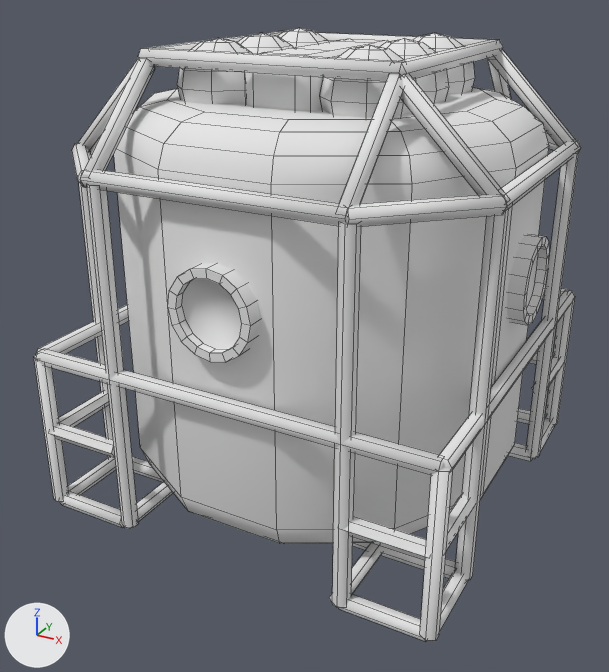
The Blender file Models/MKS_SmallTub/Assets/module/SmallTub.blend, before and after one commit.
Both versions are drawn from a 50 mm camera at (2.3, -4.48, 2.45) aimed at (-0.05, -0.21, 0.31). The axes (+X, +Y, +Z) are drawn at lower left. The lights are the same throughout. Mesh edges are drawn as thin lines.

In view in the first picture: 'Cage', 'Spheres', 'SupplyCap', 'Tank', 'Windows'.
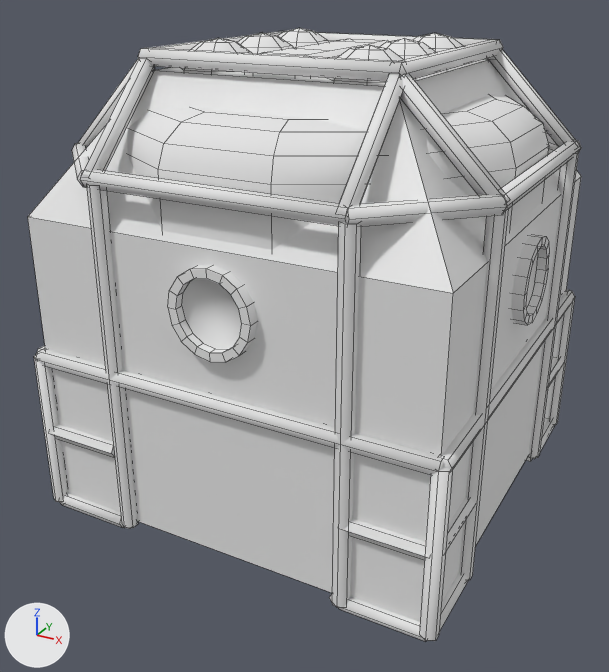
Pixel boxes (x1, y1, x2, y2) of what changed, in the pictures (609 x 672 px):
'COLL', added: after (28, 59, 581, 622)
'Tank', unchanged, covered by the edit: before (114, 87, 549, 544); after (127, 95, 549, 250)
'SupplyCap', unchanged, covered by the edit: before (245, 39, 389, 111); after (245, 39, 389, 78)

The change, as a list of edits to the scene's bpy script:
```text
Add me_cube_006:
    me_cube_006.from_pydata([(-1.25, -1.25, -0.66), (-1.25, 1.25, -0.66), (1.25, 1.25, -0.66), (1.25, -1.25, -0.66), (-0.72, -0.72, 1.95), (-0.72, 0.72, 1.95), (0.72, 0.72, 1.95), (0.72, -0.72, 1.95), (-1.25, -1.25, 1.19), (-1.25, 1.25, 1.19), (1.25, 1.25, 1.19), (1.25, -1.25, 1.19)], [], [(8, 9, 1, 0), (9, 10, 2, 1), (10, 11, 3, 2), (11, 8, 0, 3), (0, 1, 2, 3), (7, 6, 5, 4), (4, 5, 9, 8), (5, 6, 10, 9), (6, 7, 11, 10), (7, 4, 8, 11)])
Add ob_coll:
    ob_coll = bpy.data.objects.new('COLL', me_cube_006)
    ob_coll.location = (0.0, 0.0, 0.0)
    ob_coll.scale = (0.99, 0.99, 0.99)
```
